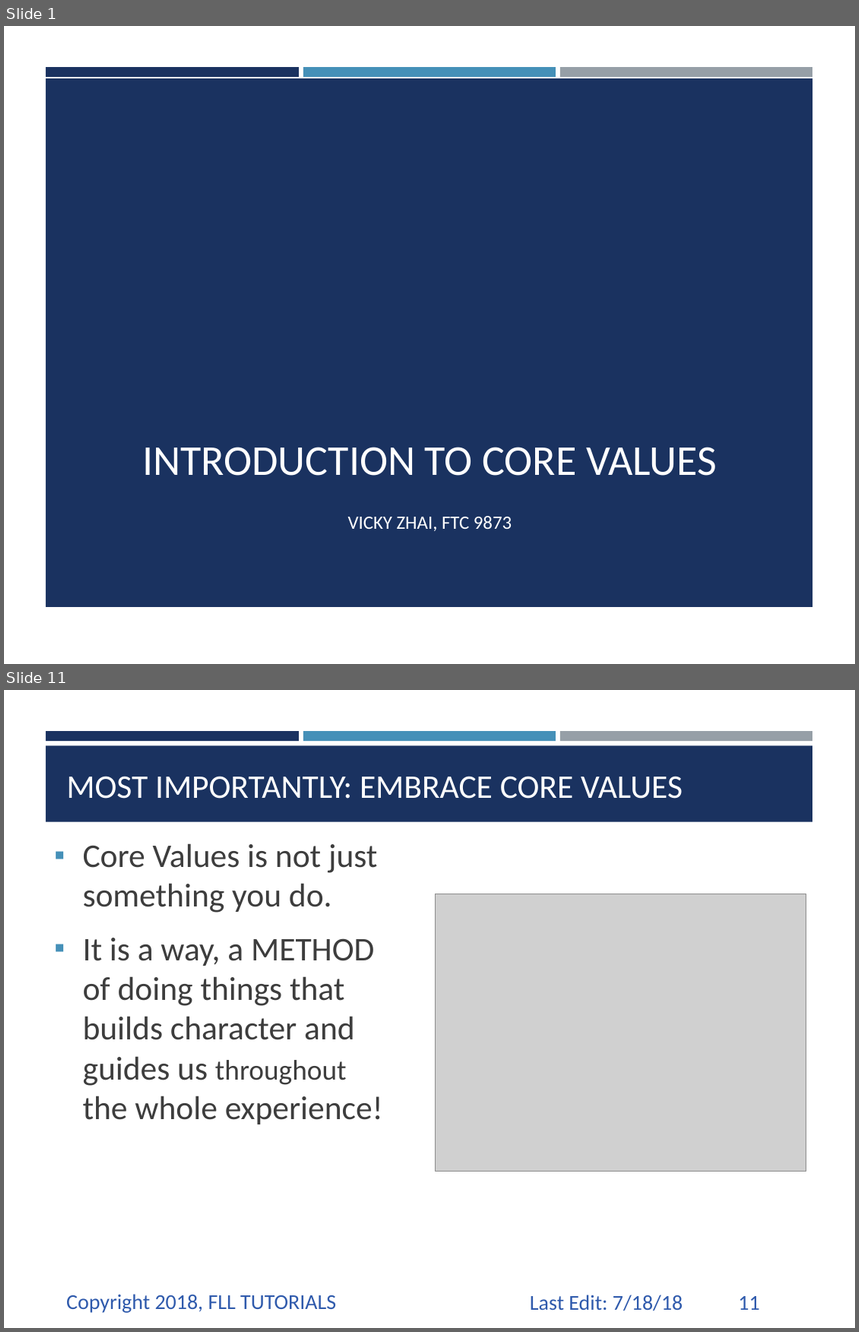
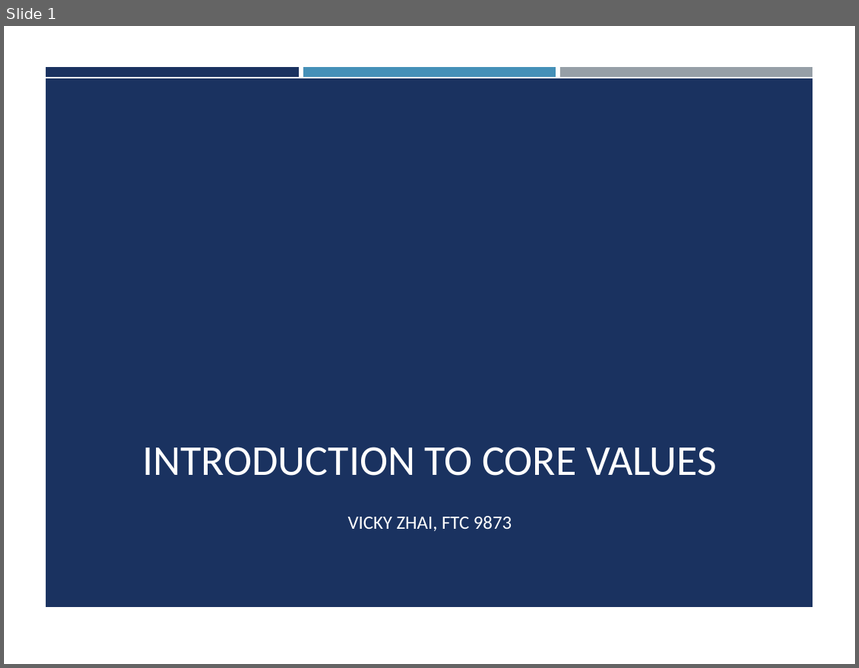
Before and after one commit to ev3lessons/FLL-Tutorials, a slide deck: translations/en-us/CoreValues/IntroductiontoCV.pptx. Shown one above the other, each under a label of ours: slides 1 and 11 before the commit, slide 1 after it; the slides between them are not shown. The pictures are 859x1332 and 859x668 pixels, drawn with LibreOffice and Linux fonts; fonts in the diff are those of the drawing; grey boxes stand for pictures; background and template pictures are left out. Boxes give left, top, right and bottom in pixels: in the first picture for what was removed or moved away, otherwise in the second. Text is boxed around its words. In the diff, an @@ line names an element or a change of style, - is before the commit and + after.

```diff
--- a/translations/en-us/CoreValues/IntroductiontoCV.pptx
+++ b/translations/en-us/CoreValues/IntroductiontoCV.pptx
@@ slide 11 removed at box(4, 690, 855, 1328), background #FFFFFF; not listed: 3 template elements that a slide beside it also shows @@
@@ rectangle removed at box(46, 746, 813, 822) @@
@@ title removed at box(66, 776, 683, 799) @@
-MOST IMPORTANTLY: EMBRACE CORE VALUES
@@ text removed at box(83, 844, 383, 1125) @@
-▪ Core Values is not just something you do.
-▪ It is a way, a METHOD of doing things that builds character and guides us throughout the whole experience!
@@ picture removed at box(436, 894, 806, 1172) @@
@@ text removed at box(66, 1294, 336, 1313) @@
-Copyright 2018, FLL TUTORIALS
@@ text removed at box(530, 1295, 683, 1311) @@
-Last Edit: 7/18/18
@@ page number removed at box(738, 1296, 759, 1310) @@
-11
```
Also in this commit, not shown: 10 slides changed, 2 other files.
